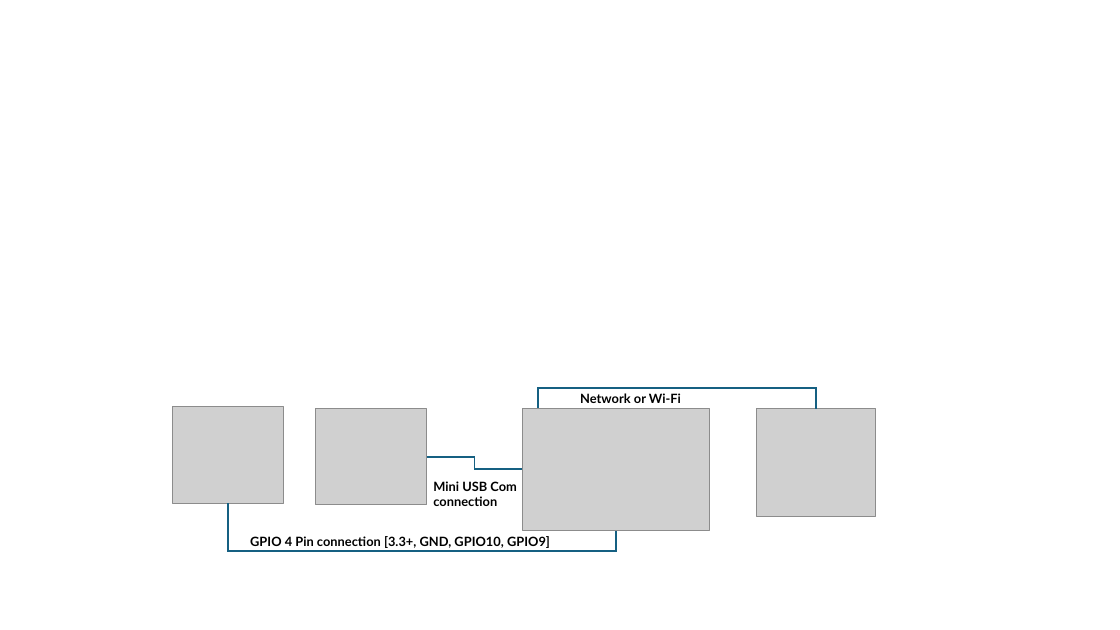
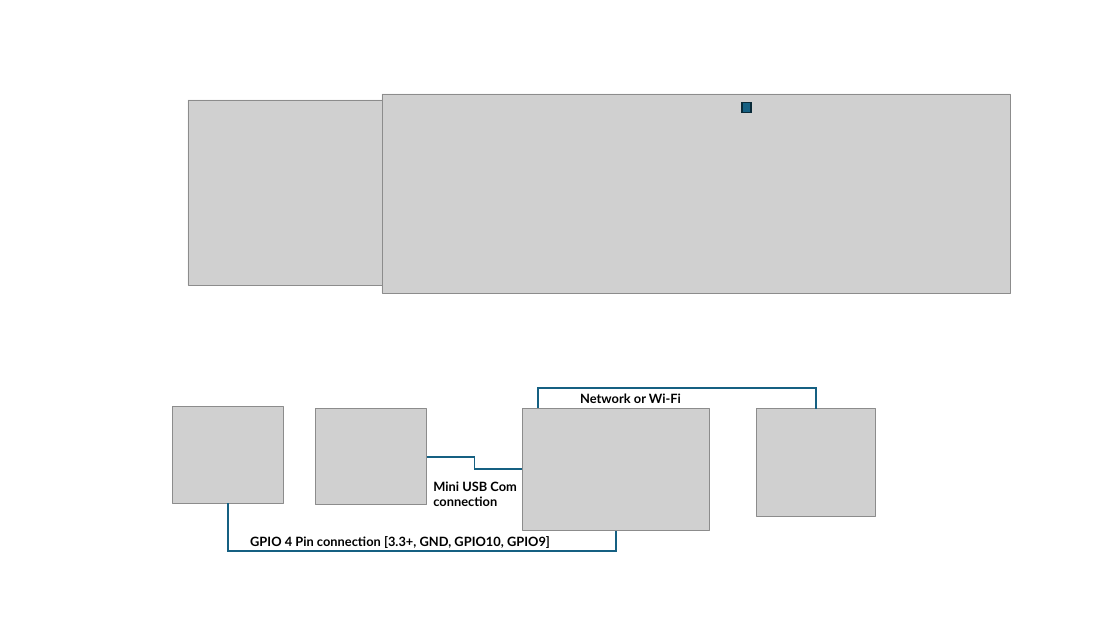
Before and after one commit to LiuYuancheng/Xandar_PPL_Sensor_IOT_Web, a slide deck: slide 2 of doc/designDoc.pptx. Drawn at 1120x630 pixels with LibreOffice and Linux fonts; fonts in the diff are those of the drawing; grey boxes stand for pictures. Boxes give left, top, right and bottom in pixels: in the first picture for what was removed or moved away, otherwise in the second. Text is boxed around its words. In the diff, an @@ line names an element or a change of style, - is before the commit and + after.

```diff
--- a/doc/designDoc.pptx
+++ b/doc/designDoc.pptx
@@ picture added at <box>188,100,382,285</box> @@
@@ picture added at <box>382,94,1011,293</box> @@
@@ rectangle added at <box>742,103,751,113</box>, fill #156082, outline #092A39 1.5 pt @@
```
Also in this commit, not shown: 18 other files.
